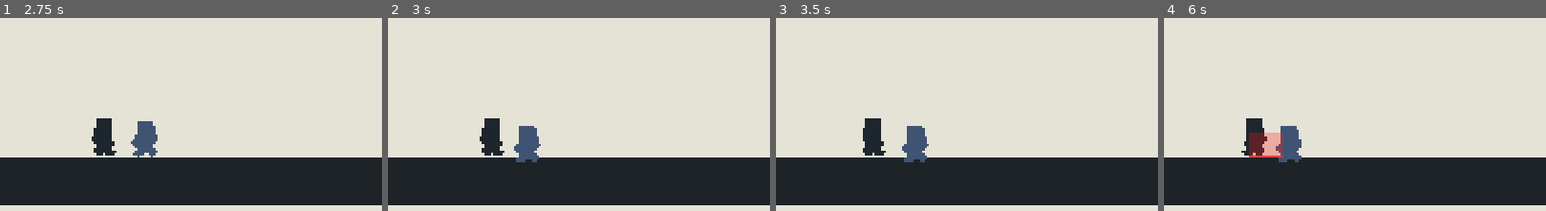
Above: before the commit, frames 1-4 (left to right).
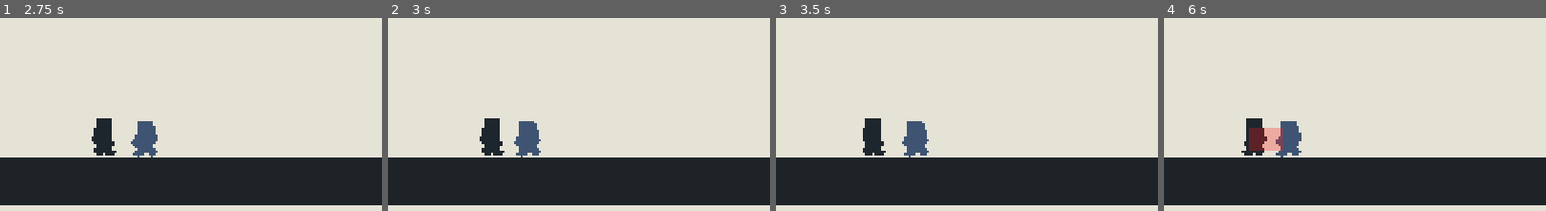
Above: after the commit, the same moments.

Repository: IcecreamDemon/twelve-zodiac-godot-demo
Game: Godot game, scene res://scenes/tests/enemy_lab.tscn
Same seed, same stepped clock (60 frames per second), same inputs: the game is played once before the commit and once after it. This scene is started directly instead of the project's main scene.
Inputs (mouse positions are % of the whole screen's width and height, from its top left):
- Up to frame 1 (2.75 s): tap Enter at 0.5 s; move the mouse to (72, 47) at 0.52 s; hold D (move_right) 0.53-1.25 s; hold U (guard) 0.53-1.25 s; click (72, 47) at 0.67 s; tap Space (jump) at 0.77 s; drag from (30, 59) to (50, 92) at 1.27 s; move the mouse to (60, 28) at 2.02 s; hold D (move_right) from 2.03 s (still down); hold U (guard) from 2.03 s (still down); tap F (burrow) at 2.1 s
- Up to frame 2 (3 s): release D (move_right) at 2.75 s; release U (guard) at 2.75 s; drag from (45, 75) to (14, 81) at 2.77 s
- Up to frame 3 (3.5 s): no input
- Up to frame 4 (6 s): move the mouse to (80, 70) at 3.52 s; hold A (move_left) 3.53-4.25 s; hold U (guard) 3.53-4.25 s; tap Space (jump) at 3.77, 4.25 s; drag from (20, 36) to (13, 81) at 4.27 s; move the mouse to (55, 53) at 5.02 s; hold A (move_left) 5.03-5.75 s; hold U (guard) 5.03-5.75 s; tap E (heavy_technique) at 5.1 s; click (55, 53) at 5.17 s; tap Enter at 5.75 s; drag from (35, 25) to (12, 85) at 5.77 s
The pictures show only the part of the screen within x 0-50%, y 50-100%; the shares and areas given below are measured in that part.

Frame 1 is identical in both runs. In frame 2, 0.5% of the frame differs, in the area x 33-40%, y 53-75%; in frame 3, 0.5%; in frame 4, 1.0%, in the area x 22-36%, y 53-75%.

Commit message:
fix: lock actor ground height during collision

Diff:
--- a/scenes/actors/enemies/cleric_officer.tscn
+++ b/scenes/actors/enemies/cleric_officer.tscn
@@ -18,13 +18,14 @@
 collision_mask = 1
 script = ExtResource("1_enemy")
 profile = ExtResource("2_profile")
+ground_lock_y_override = 860.0
 
 [node name="CollisionShape2D" type="CollisionShape2D" parent="."]
 position = Vector2(0, -41)
 shape = SubResource("RectangleShape2D_body")
 
 [node name="Visual" type="Polygon2D" parent="."]
-position = Vector2(0, -6)
+position = Vector2(0, -8)
 polygon = PackedVector2Array(-18, -80, 18, -80, 20, -44, 32, -30, 18, -12, 30, 0, 12, 8, -6, -2, -20, 8, -32, -2, -20, -18, -32, -32)
 color = Color(0.52, 0.42, 0.3, 1)
 
--- a/scenes/actors/enemies/guardian.tscn
+++ b/scenes/actors/enemies/guardian.tscn
@@ -19,13 +19,14 @@
 script = ExtResource("1_enemy")
 profile = ExtResource("2_profile")
 max_juggle_hits = 2
+ground_lock_y_override = 860.0
 
 [node name="CollisionShape2D" type="CollisionShape2D" parent="."]
 position = Vector2(0, -47)
 shape = SubResource("RectangleShape2D_body")
 
 [node name="Visual" type="Polygon2D" parent="."]
-position = Vector2(0, -6)
+position = Vector2(0, -8)
 polygon = PackedVector2Array(-28, -92, 28, -92, 31, -50, 44, -34, 24, -14, 38, 2, 16, 8, -10, -2, -28, 8, -44, -8, -30, -28, -44, -46)
 color = Color(0.34, 0.29, 0.25, 1)
 
--- a/scenes/actors/enemies/old_self.tscn
+++ b/scenes/actors/enemies/old_self.tscn
@@ -18,13 +18,14 @@
 collision_mask = 1
 script = ExtResource("1_old_self")
 profile = ExtResource("2_profile")
+ground_lock_y_override = 860.0
 
 [node name="CollisionShape2D" type="CollisionShape2D" parent="."]
 position = Vector2(0, -43)
 shape = SubResource("RectangleShape2D_body")
 
 [node name="Visual" type="Polygon2D" parent="."]
-position = Vector2(0, -6)
+position = Vector2(0, -8)
 polygon = PackedVector2Array(-18, -84, 18, -84, 20, -48, 34, -34, 18, -16, 34, 0, 14, 8, -4, -2, -20, 8, -34, -6, -20, -20, -34, -36)
 color = Color(0.08, 0.08, 0.1, 1)
 
--- a/scenes/actors/enemies/tian_bing.tscn
+++ b/scenes/actors/enemies/tian_bing.tscn
@@ -18,13 +18,14 @@
 collision_mask = 1
 script = ExtResource("1_enemy")
 profile = ExtResource("2_profile")
+ground_lock_y_override = 860.0
 
 [node name="CollisionShape2D" type="CollisionShape2D" parent="."]
 position = Vector2(0, -43)
 shape = SubResource("RectangleShape2D_body")
 
 [node name="Visual" type="Polygon2D" parent="."]
-position = Vector2(0, -6)
+position = Vector2(0, -8)
 polygon = PackedVector2Array(-20, -84, 20, -84, 22, -42, 34, -28, 18, -12, 30, 2, 14, 8, -6, -2, -20, 8, -34, -4, -20, -18, -34, -34)
 color = Color(0.25, 0.33, 0.45, 1)
 
--- a/scenes/actors/training_dummy.tscn
+++ b/scenes/actors/training_dummy.tscn
@@ -15,13 +15,13 @@
 collision_layer = 4
 collision_mask = 1
 script = ExtResource("1_dummy")
+ground_lock_y_override = 860.0
 
 [node name="CollisionShape2D" type="CollisionShape2D" parent="."]
 position = Vector2(0, -44)
 shape = SubResource("RectangleShape2D_body")
 
 [node name="Visual" type="Polygon2D" parent="."]
-position = Vector2(0, 2)
 polygon = PackedVector2Array(-24, -88, 24, -88, 24, -54, 34, -42, 18, -28, 34, -10, 20, 0, 4, -10, -8, 0, -24, -12, -34, -32, -18, -44)
 color = Color(0.55, 0.28, 0.18, 1)
 
--- a/scripts/actors/enemies/enemy_controller.gd
+++ b/scripts/actors/enemies/enemy_controller.gd
@@ -19,6 +19,8 @@
 @export_range(0.0, 10.0, 0.1) var guard_duration: float = 0.65
 @export_range(0.0, 100.0, 0.1) var guard_qi_per_second: float = 18.0
 @export_range(0.0, 240.0, 1.0) var actor_contact_distance: float = 88.0
+@export var lock_vertical_to_ground: bool = true
+@export var ground_lock_y_override: float = -1.0
 
 @onready var state_machine: ActorStateMachine = $StateMachine
 @onready var health: HealthComponent = $HealthComponent
@@ -39,9 +41,11 @@
 var current_juggle_hits: int = 0
 var decision_cooldown: float = 0.0
 var _player: PlayerController
+var _ground_lock_y: float
 
 
 func _ready() -> void:
+	_ground_lock_y = ground_lock_y_override if ground_lock_y_override >= 0.0 else global_position.y
 	floor_snap_length = 8.0
 	floor_stop_on_slope = true
 	_apply_profile()
@@ -80,6 +84,7 @@
 
 	_prevent_player_overlap()
 	move_and_slide()
+	_lock_ground_vertical()
 	visual.scale.x = float(facing_direction)
 
 
@@ -367,3 +372,15 @@
 	var correction := (actor_contact_distance - horizontal_distance) * adjustment_weight
 	global_position.x += away_direction * correction
 	velocity.x = 0.0
+
+
+func _lock_ground_vertical() -> void:
+	if not lock_vertical_to_ground:
+		return
+	if state_machine.is_state(STATE_LAUNCHED):
+		return
+	if state_machine.is_state(STATE_KNOCKDOWN) and not is_on_floor():
+		return
+
+	global_position.y = _ground_lock_y
+	velocity.y = 0.0
--- a/scripts/actors/training_dummy.gd
+++ b/scripts/actors/training_dummy.gd
@@ -11,6 +11,8 @@
 
 @export_range(0.0, 5000.0, 1.0) var gravity: float = 1500.0
 @export_range(1, 6, 1) var max_juggle_hits: int = 3
+@export var lock_vertical_to_ground: bool = true
+@export var ground_lock_y_override: float = -1.0
 
 @onready var state_machine: ActorStateMachine = $StateMachine
 @onready var health: HealthComponent = $HealthComponent
@@ -22,9 +24,11 @@
 var hitstun_frames_remaining: int = 0
 var knockdown_frames_remaining: int = 0
 var current_juggle_hits: int = 0
+var _ground_lock_y: float
 
 
 func _ready() -> void:
+	_ground_lock_y = ground_lock_y_override if ground_lock_y_override >= 0.0 else global_position.y
 	floor_snap_length = 8.0
 	floor_stop_on_slope = true
 	health.died.connect(_on_died)
@@ -57,6 +61,7 @@
 			velocity.x = move_toward(velocity.x, 0.0, 1200.0 * delta)
 
 	move_and_slide()
+	_lock_ground_vertical()
 
 
 func receive_hit(
@@ -123,6 +128,18 @@
 	state_machine.transition_to(STATE_KNOCKDOWN)
 
 
+func _lock_ground_vertical() -> void:
+	if not lock_vertical_to_ground:
+		return
+	if state_machine.is_state(STATE_LAUNCHED):
+		return
+	if state_machine.is_state(STATE_KNOCKDOWN) and not is_on_floor():
+		return
+
+	global_position.y = _ground_lock_y
+	velocity.y = 0.0
+
+
 func _on_died() -> void:
 	state_machine.transition_to(STATE_DEAD)
 	visual.modulate = Color(0.25, 0.25, 0.25, 1.0)
--- a/tests/combat/actor_blocking_test.gd
+++ b/tests/combat/actor_blocking_test.gd
@@ -18,7 +18,7 @@
 	var player := lab.get_node("Player") as PlayerController
 	var enemy := lab.get_node("TianBing") as EnemyController
 	enemy.decision_cooldown = 999.0
-	enemy.global_position = player.global_position + Vector2(130.0, 0.0)
+	enemy.global_position.x = player.global_position.x + 130.0
 	var enemy_start_y := enemy.global_position.y
 
 	Input.action_press(&"move_right")
--- a/tests/combat/enemy_dodge_collision_test.gd
+++ b/tests/combat/enemy_dodge_collision_test.gd
@@ -18,7 +18,7 @@
 	var player := lab.get_node("Player") as PlayerController
 	var enemy := lab.get_node("TianBing") as EnemyController
 	enemy.decision_cooldown = 999.0
-	enemy.global_position = player.global_position + Vector2(82.0, 0.0)
+	enemy.global_position.x = player.global_position.x + 82.0
 	var enemy_start_y := enemy.global_position.y
 	var enemy_start_x := enemy.global_position.x
 	await physics_frame
@@ -31,7 +31,12 @@
 	if separation < 80.0:
 		failures.append("Player passed into the enemy body during dodge.")
 	if absf(enemy.global_position.y - enemy_start_y) > 0.5:
-		failures.append("Enemy model sank or lifted vertically during player collision.")
+		failures.append(
+			"Enemy model sank or lifted vertically during player collision. start=%.2f end=%.2f" % [
+				enemy_start_y,
+				enemy.global_position.y,
+			],
+		)
 	if absf(enemy.global_position.x - enemy_start_x) > 2.0:
 		failures.append("Enemy was pushed horizontally instead of blocking the player.")
 
--- a/tests/enemies/enemy_landing_test.gd
+++ b/tests/enemies/enemy_landing_test.gd
@@ -27,7 +27,7 @@
 
 	if enemy.global_position.y > 860.0:
 		failures.append("Enemy sank below the arena ground after hit reaction.")
-	if enemy.visual.position.y != -6.0:
+	if enemy.visual.position.y != -8.0:
 		failures.append("Enemy visual offset is not aligned with the ground.")
 
 	if failures.is_empty():
Not shown, added: tests/combat/actor_blocking_test.gd.uid
